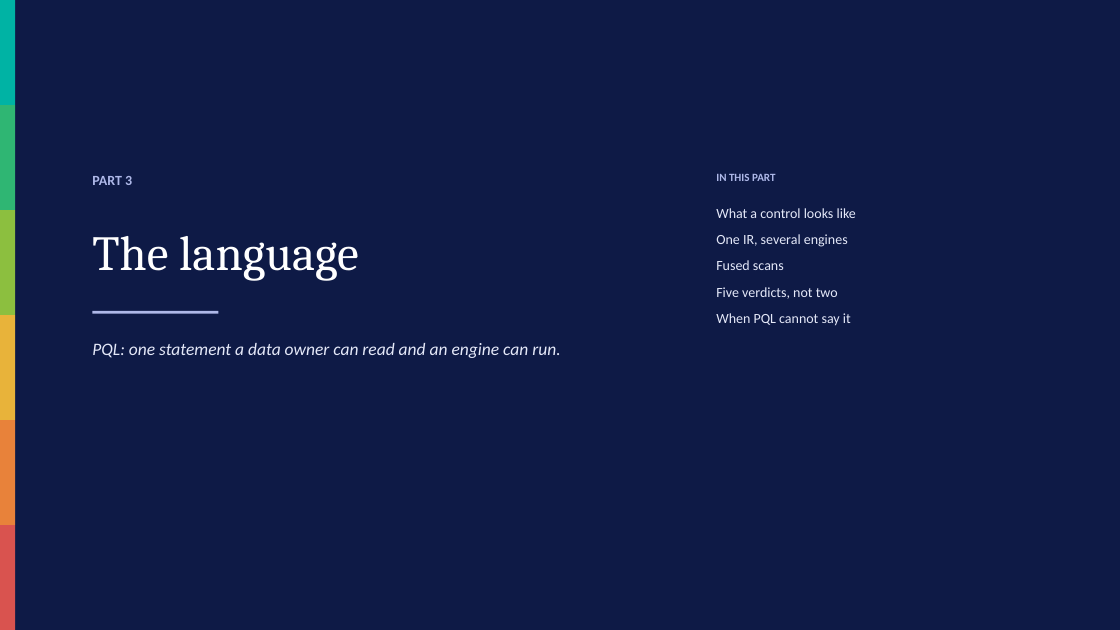
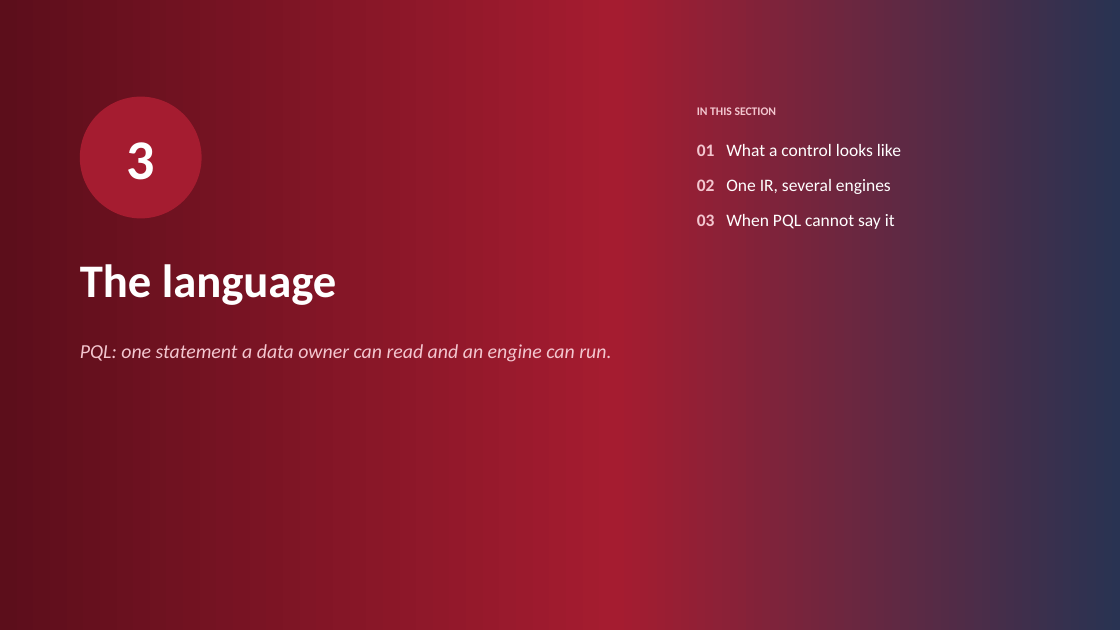
Before and after one commit to ajsinha/prama, a slide deck: slide 20 of docs/publications/deck/Prama-Evidence-First-Data-Quality.pptx (slide 14 before the commit). Drawn at 1120x630 pixels with LibreOffice and Linux fonts; fonts in the diff are those of the drawing. Boxes give left, top, right and bottom in pixels: in the first picture for what was removed or moved away, otherwise in the second. Text is boxed around its words. In the diff, an @@ line names an element or a change of style, - is before the commit and + after.

Commit message:
The deck, retold answer first and in the console's crimson
The content is the same verified material, re-ordered and extended into a story
that leads with the answer: a TL;DR in five questions, ten principles of
evidence-first data quality, the failure modes and what a supervisor asks for,
then ten numbered sections, three worked examples answered step by step from
the case studies (month-end close, a defect's blast radius, fitness for a
purpose), and an honest close: what is built, what comes next (from the
remaining-work list), a comparison by category derived from the competitive
analysis's capability matrix (behind where it is behind), what Prama does not
do, and where to start. 45 slides become 59.

The theme is the console's light theme, token for token: crimson accents and
table heads, the deep heading crimson for titles, and the console header's
gradient on the title, dividers and close. New layouts carry the storytelling:
qa, numbered, workflow, compare and thanks; most slides end on one insight line
in a tinted box. Accent stripes on cards and tiles are gone.

The passing-test figure is read from the README's synced marker at build time,
never typed. Both audits pass, and a new test refuses another organisation's
brand anywhere in the file.

```diff
--- a/docs/publications/deck/Prama-Evidence-First-Data-Quality.pptx
+++ b/docs/publications/deck/Prama-Evidence-First-Data-Quality.pptx
@@ rectangle at bbox=[0, 0, 1120, 630]: fill #0E1A46 to gradient #5C0E1B to #A51C30 to #293352 @@
@@ rectangle removed at bbox=[0, 0, 15, 105] @@
@@ rectangle removed at bbox=[0, 105, 15, 210] @@
@@ ellipse added at bbox=[80, 97, 202, 218], fill #A51C30, 48 pt, text #FFFFFF, bold @@
+3
@@ text at bbox=[697, 107, 777, 115]: text changed; size 9.5 to 10 pt; text colour #AEB8E8 to #F3C6CF @@
-IN THIS PART
+IN THIS SECTION
@@ text at bbox=[697, 144, 901, 229]: text changed; size 12 to 15 pt; text colour #E4E8F8 to #FFFFFF @@
-What a control looks like
-One IR, several engines
-Fused scans
-Five verdicts, not two
-When PQL cannot say it
+01 What a control looks like
+02 One IR, several engines
+03 When PQL cannot say it
@@ text removed at bbox=[92, 176, 132, 185] @@
-PART 3
@@ rectangle removed at bbox=[0, 210, 15, 315] @@
@@ text "The language": place and size @@
-text "The language" at bbox=[92, 236, 359, 281]
+text "The language" at bbox=[80, 264, 337, 305]
@@ text "The language" at bbox=[80, 264, 337, 305]: size 42 to 40 pt, font Cambria to Calibri, bold on; line spacing 1.2 to 1.05 @@
@@ rectangle removed at bbox=[0, 315, 15, 420] @@
@@ rectangle removed at bbox=[92, 311, 218, 314] @@
@@ text "PQL: one statement a data ...": place and size @@
-text "PQL: one statement a data ..." at bbox=[92, 343, 560, 358]
+text "PQL: one statement a data ..." at bbox=[80, 344, 611, 362]
@@ text "PQL: one statement a data ..." at bbox=[80, 344, 611, 362]: size 15 to 17 pt, text colour #E4E8F8 to #F3C6CF @@
@@ rectangle removed at bbox=[0, 420, 15, 525] @@
@@ rectangle removed at bbox=[0, 525, 15, 630] @@
```
Also in this commit, not shown: 42 other slides changed, 16 slides added, 2 slides removed, 10 other files.
